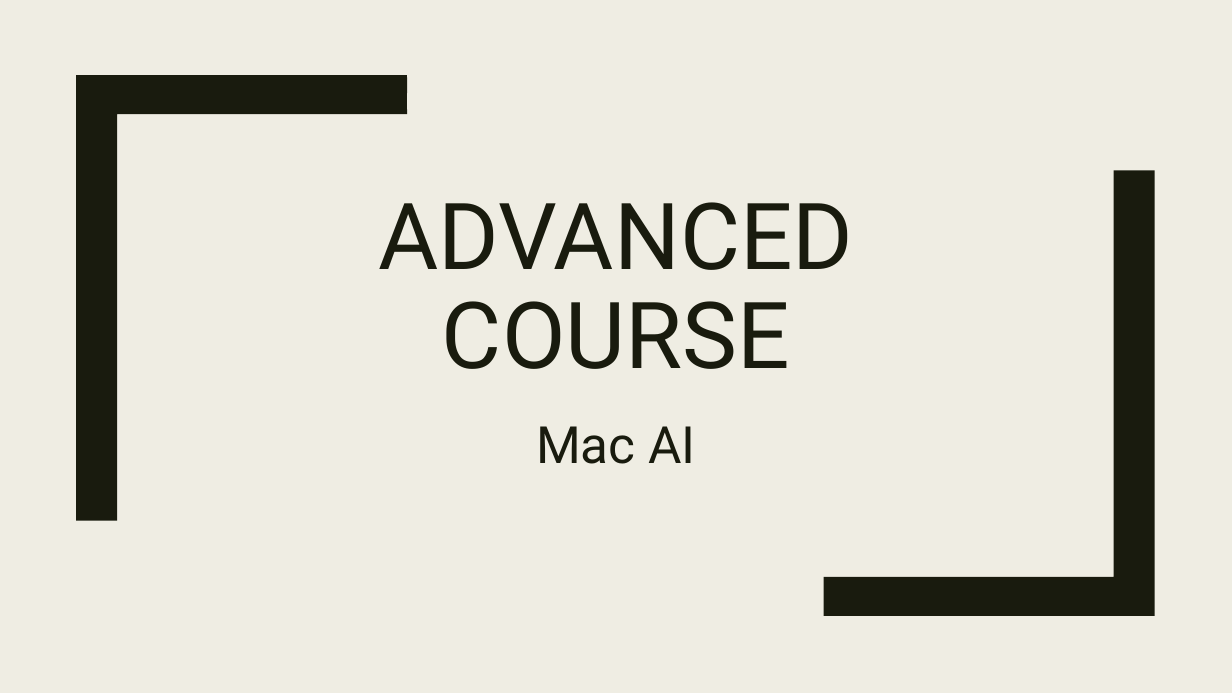
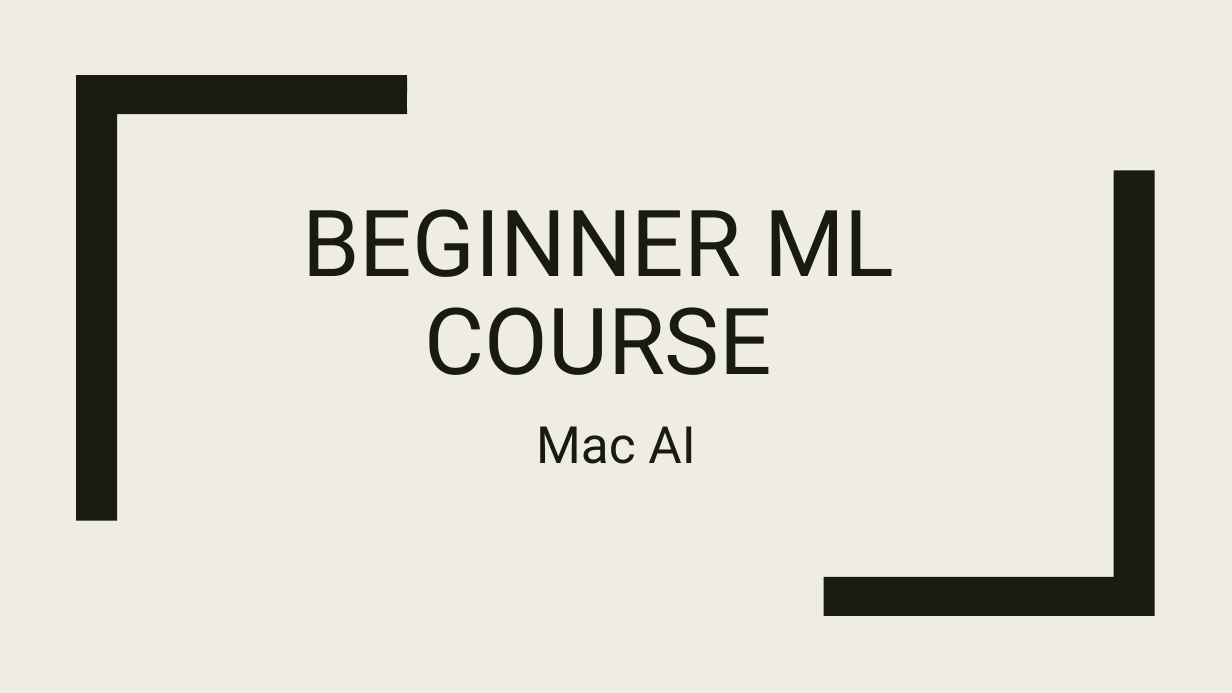
Before and after one commit to akiljames83/MacAI-2018, a slide deck: slide 1 of Lessons/Lesson1.pptx. Drawn at 1232x693 pixels with LibreOffice and Linux fonts; fonts in the diff are those of the drawing. Boxes give left, top, right and bottom in pixels: in the first picture for what was removed or moved away, otherwise in the second. Text is boxed around its words. In the diff, an @@ line names an element or a change of style, - is before the commit and + after.

Commit message:
final powerpoint:

```diff
--- a/Lessons/Lesson1.pptx
+++ b/Lessons/Lesson1.pptx
@@ title at (x1=302, y1=209, x2=894, y2=375): text changed @@
-ADVANCED COURSE
+BEGINNER ML COURSE
```
